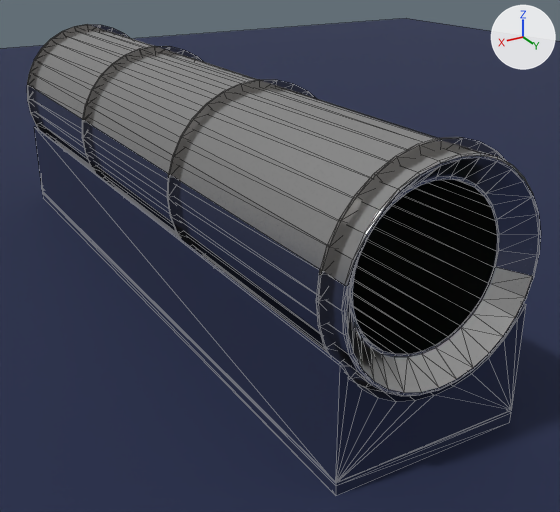
A saved change to the glTF model tube.glb.
One viewpoint serves both versions: a camera (50 mm lens) standing at (4.6, 10.46, 3.57) and looking at (-0.69, 1.65, -0.84). The axes (+X, +Y, +Z) are drawn at upper right. The lights are the same throughout. Mesh edges are drawn as thin lines. Where no turn or scale is listed for an object, it has been applied to the vertices. Vertices at the same position are counted once.

Objects in the first picture: 'Cube', 'Cylinder', 'Plane.001', 'Цилиндр.001', 'Цилиндр.002', 'Цилиндр.003', 'Цилиндр.004'.
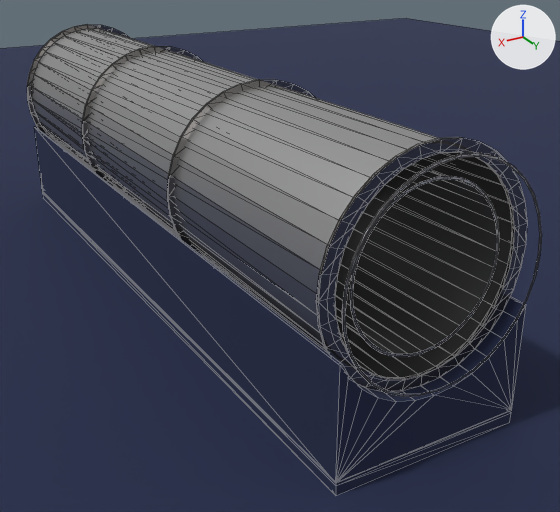
What changed in the scene script:
```text
Change mat_material_002:
    mat_material_002.roughness: 0.154 -> 0.417
Change me_cylinder:
    used by ob_cylinder; location = (0.0, 0.7, 0.59)
    remove me_cylinder.from_pydata(...)  # 320 vertices, 640 faces; spans x -1.18..1.18, y -5.07..5.07, z -1.18..1.18
    add me_cylinder.from_pydata(...)  # 448 vertices, 576 faces; spans x -1.18..1.18, y -5.07..5.07, z -1.18..1.18
    me_cylinder part 1: a new loose piece of 64 vertices spanning x -1.18..1.18, y -4.79..4.79, z -1.18..1.18, in mat_material_002 (light grey #c5c5c5)
    me_cylinder part 2: a new loose piece of 64 vertices spanning x -1.15..1.15, y -4.81..4.81, z -1.15..1.15, in mat_material_002 (light grey #c5c5c5)
    me_cylinder part 3: 1 vertex moved from x 0.0, y 5.07, z 1.16 to x -0.23, y 5.07, z 1.15; 55 vertices removed from x -1.16..1.16, y 5.07, z -1.16..1.14; 55 vertices added at x -1.18..1.18, y 5.07, z -1.18..1.18
```

Boxes (x1, y1, x2, y2) around the edits, measured in the pictures (560 x 512 px; the box of a moved part takes in the faces that stretch with it):
'Cylinder', surface changed, reshaped: before (32, 29, 541, 396); after (32, 29, 542, 397)
part 1 of me_cylinder, added: after (32, 29, 438, 350)
part 2 of me_cylinder, added: after (336, 152, 512, 377)
part 3 of me_cylinder, moved or reshaped: before (342, 153, 541, 396); after (342, 153, 542, 397)
'Цилиндр.002', unchanged, uncovered by the edit: before (316, 137, 507, 391); after (316, 137, 527, 391)
